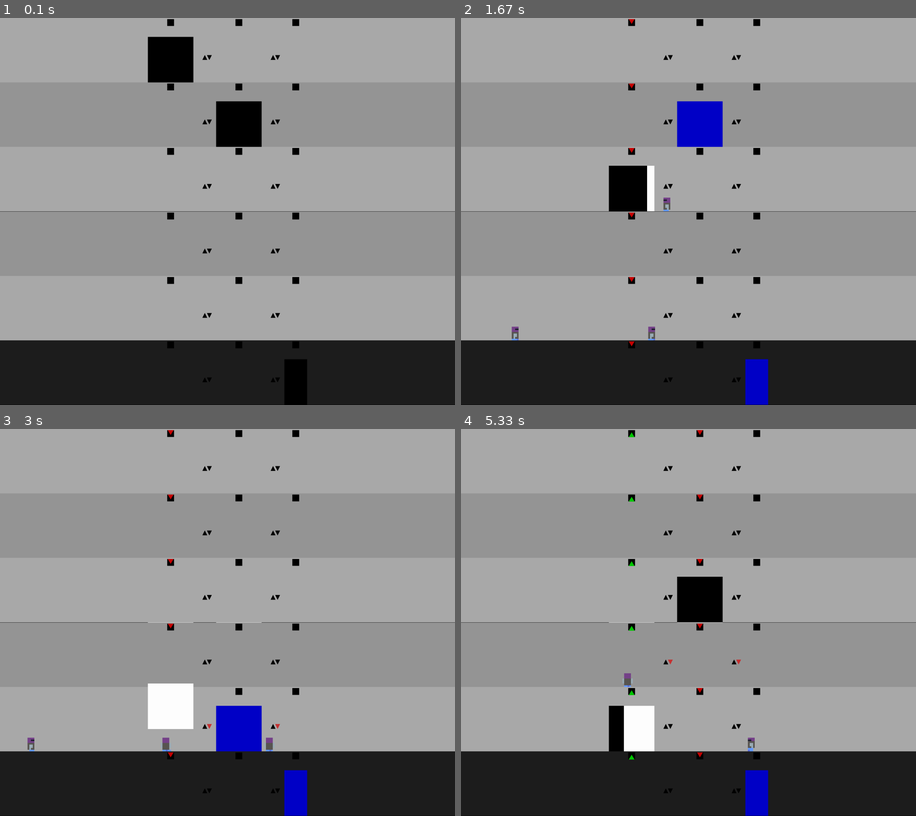
Above: before the commit, frames 1-4 (two rows, left to right).
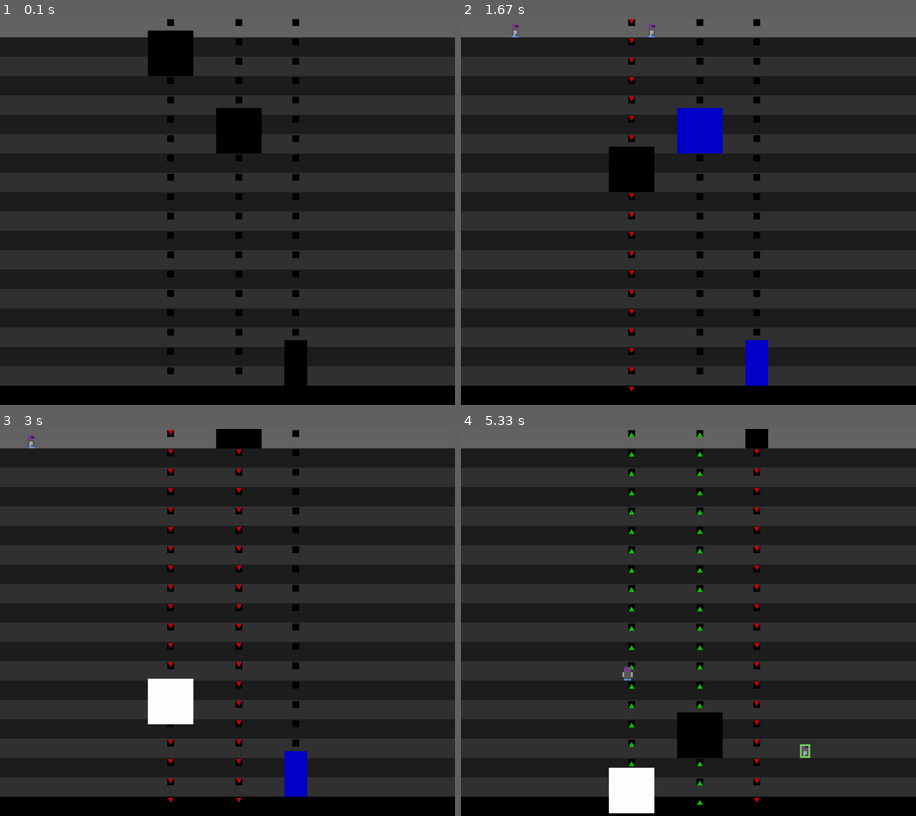
Above: after the commit, the same moments.

Repository: niklasdhein/EiP-Praktium-Aufzugssimulation
Game: pygame game, started from simulation.py
Two runs of this game, one before a commit and one after it. Both use one fixed random seed, a clock stepped at 60 frames per second and the inputs below.
Inputs:
- Up to frame 1 (0.1 s): no input
- Up to frame 2 (1.67 s): no input
- Up to frame 3 (3 s): no input
- Up to frame 4 (5.33 s): no input

The runs differ from the first frame. In frame 1, 86% of the frame differs, in the area x 0-100%, y 0-100%; in frame 2, 87%; in frame 3, 87%; in frame 4, 89%.

Commit message:
mehrere leveltypen und generierung hinzugefügt

Diff:
--- a/building.py
+++ b/building.py
@@ -10,35 +10,49 @@
 
         self.levels = []                    # Reference to the level graphics
         self.level_count = level_count
-        self.base_level = None
+        self.ground_level = None
         self.create_levels()
 
         self.elevator_controller = None     # reference to the elevator controller the building contains
         self.staircase = None               # reference to the staircase the building contains
 
     def create_levels(self) -> None:
-        """
-        This function is most likely called on init and creates the
-        levels as pygame rects and appends these to the graphics
-        array.
-        """
-        for i in range(self.level_count):
-            level = Level(building=self, level=i)
+        # spawn bunker only if 3 levels are able to exist (bunker, basement, ground)
+        while random.random() <= 0.3 and self.level_count - len(self.levels) >= 3:
+            bunker_level = Level(building=self, level=len(self.levels), level_type="bunker")
+            self.levels.append(bunker_level)
 
-            # determine to a random chance if this level is the base level
-            if self.base_level == None:
-                if random.random() <= 0.3:
-                    self.base_level = level
-                    self.base_level.type = "normal"
-                else:
-                    level.type = "basement"
-            else:
-                level.type = "normal"
+        # pick a random available level for the ground level
+        ground_level_level = random.randint(len(self.levels) + 1, self.level_count - 1)
+        ground_level = Level(building=self, level=ground_level_level, level_type="ground")
 
-            self.levels.append(level)
+        # when a bunker was generated, create the basement between bunker and ground floor
+        # if no bunker was generated, create the basement from bottom up to ground floor
+        for i in range(self.levels[-1].level + 1 if len(self.levels) > 0 else 0, ground_level_level):
+            basement_level = Level(building=self, level=i, level_type="basement")
+            self.levels.append(basement_level)
 
-        # in the unlikely case no base level was randomly chosen,
-        # set the highest level as base level
-        if self.base_level == None:
-            self.base_level = self.levels[-1]
-            self.base_level.type = "normal"
+        # append ground level after basement levels
+        self.levels.append(ground_level)
+        self.ground_level = ground_level
+
+        # pick a random placement if possible for penthouse levels
+        first_possible_penthouse_level = ground_level_level + 2
+        penthouse_levels = []
+        if first_possible_penthouse_level <= self.level_count - 1:
+            penthouse_start_level = random.randint(first_possible_penthouse_level, self.level_count - 1)
+            for i in range(penthouse_start_level, self.level_count):
+                penthouse_levels.append(Level(building=self, level=i, level_type="penthouse"))
+
+        # generate upstairs levels if space for them is left
+        if ground_level_level < self.level_count - 1:
+            for i in range(ground_level_level + 1, self.level_count - len(penthouse_levels)):
+                upstairs_level = Level(building=self, level=i, level_type="upstairs")
+                self.levels.append(upstairs_level)
+
+        # append the penthouse levels after the normal upstairs levels
+        self.levels += penthouse_levels
+
+        print("--- building ---")
+        for i in range(len(self.levels) - 1, -1, -1):
+            print(f"[ {i} ] {self.levels[i].level_type}")
--- a/config.json
+++ b/config.json
@@ -1,6 +1,6 @@
 {
     "elevator_count": 3,
-    "level_count": 6,
+    "level_count": 20,
     "big_elevator_spawn_probability": 0.3,
     "elevator_mode": "algorithm",
     "passenger_spawn_chance": 0.1,
--- a/level.py
+++ b/level.py
@@ -1,17 +1,17 @@
 import pygame
 
 class Level:
-    def __init__(self, building: Building, level: int) -> None:
+    def __init__(self, building: Building, level: int, level_type: str) -> None:
         self.building = building    # building the level belongs to
         self.level = level          # level of the level
-        self.type = None
+        self.level_type = level_type
 
         self.up_pressed = False     # tracks if someone pressed up
         self.down_pressed = False   # or down button for elevator
 
         self.passengers = []        # list of passengers in the level
 
-        height = self.building.bottom_y / self.building.level_count
+        height = self.building.bottom_y // self.building.level_count
         self.background_gfx = pygame.Rect(
             0,
             self.building.bottom_y - (self.level+1) * height,
--- a/simulation.py
+++ b/simulation.py
@@ -65,7 +65,7 @@
         if random.random() <= passenger_spawn_chance * speed_multiplier * dt:
             # spawn on base level (60% chance)
             if random.random() <= 0.6:
-                start_level = building.base_level
+                start_level = building.ground_level
 
             # spawn on other random level
             else:
@@ -92,15 +92,21 @@
 
     def draw_building() -> None:
         # draw each level
-        for i in range(len(building.levels)):
+        for i in range(building.level_count):
             level = building.levels[i]
             button_width = 20
 
             # level background
-            if level.type == "basement":
+            if level.level_type == "bunker":
+                pygame.draw.rect(screen, (0, 0, 0) if i % 2 == 0 else (20, 20, 20), level.background_gfx)
+            elif level.level_type == "basement":
                 pygame.draw.rect(screen, (30, 30, 30) if i % 2 == 0 else (50, 50, 50), level.background_gfx)
-            elif level.type == "normal":
+            elif level.level_type == "ground":
+                pygame.draw.rect(screen, (100, 100, 100), level.background_gfx)
+            elif level.level_type == "upstairs":
                 pygame.draw.rect(screen, (150, 150, 150) if i % 2 == 0 else (170, 170, 170), level.background_gfx)
+            elif level.level_type == "penthouse":
+                pygame.draw.rect(screen, (255, 255, 255) if i % 2 == 0 else (235, 235, 235), level.background_gfx)
 
             # one elevator
             call_color = (200, 50, 50)
